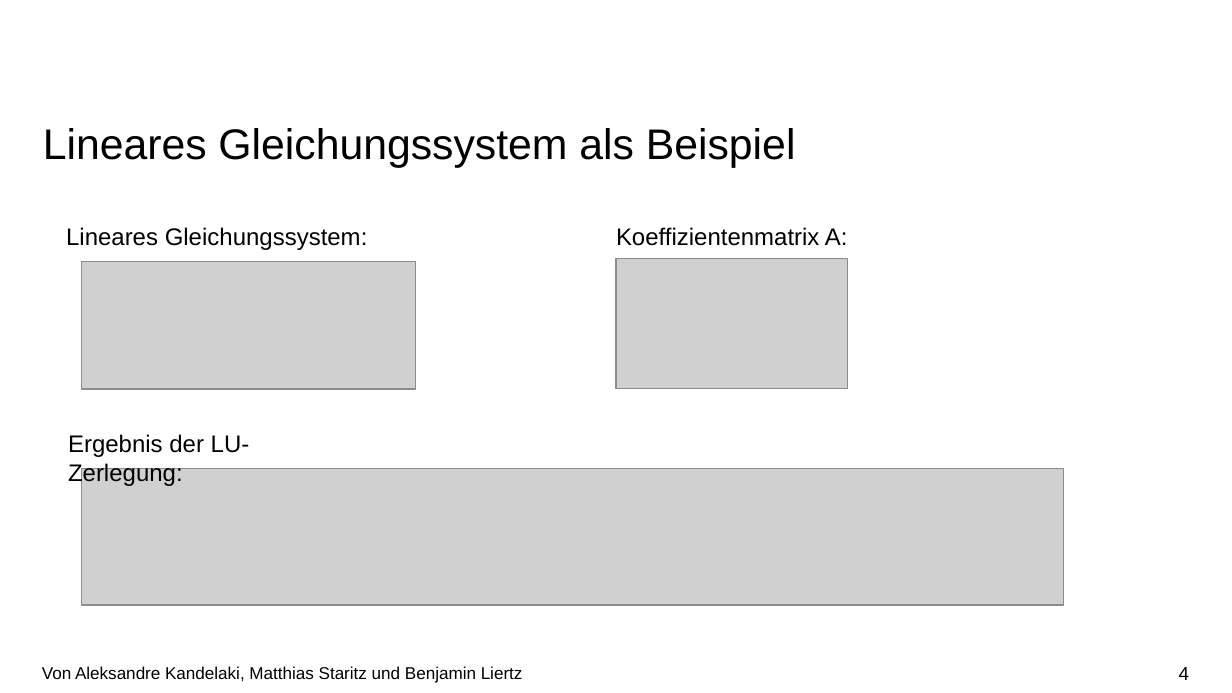
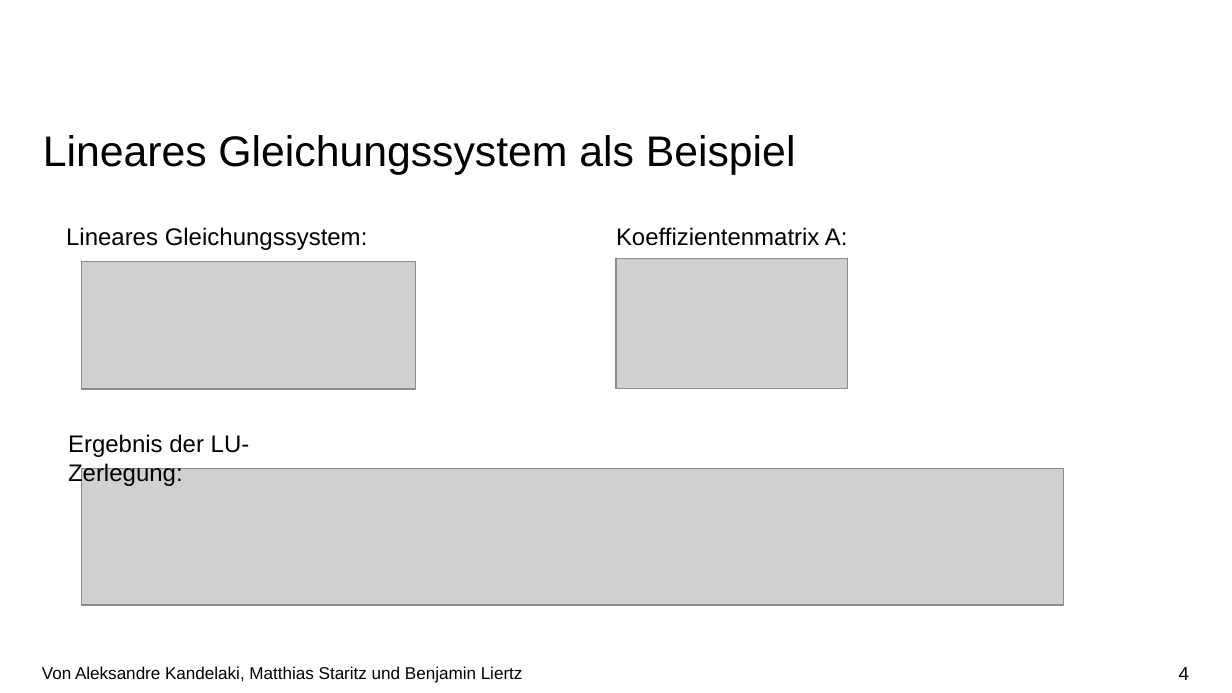
Before and after one commit to kandelak/ludecomposition, a slide deck: slide 4 of Vortrag/LU-Zerlegung.pptx. Drawn at 1232x693 pixels with LibreOffice and Linux fonts; fonts in the diff are those of the drawing; grey boxes stand for pictures; background and template pictures are left out. Boxes give left, top, right and bottom in pixels: in the first picture for what was removed or moved away, otherwise in the second. Text is boxed around its words. In the diff, an @@ line names an element or a change of style, - is before the commit and + after.

```diff
--- a/Vortrag/LU-Zerlegung.pptx
+++ b/Vortrag/LU-Zerlegung.pptx
@@ title "Lineares Gleichungssystem als Beispiel": place and size @@
-title "Lineares Gleichungssystem als Beispiel" at <box>43,128,796,167</box>
+title "Lineares Gleichungssystem als Beispiel" at <box>43,135,796,175</box>
```
Also in this commit, not shown: 3 other slides changed, 4 slides added.
